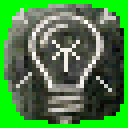
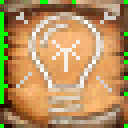
Before/after of a w=128, h=128 layered artwork. What changed in the layer stack:
renamed "foresight.png" to "foresight - Copy.png", painted on it over (x1=8, y1=4, x2=116, y2=124)
showed "Spell-A BGND" over (x1=0, y1=0, x2=128, y2=128)
hid "Spell-B BGND" over (x1=0, y1=0, x2=128, y2=128)
